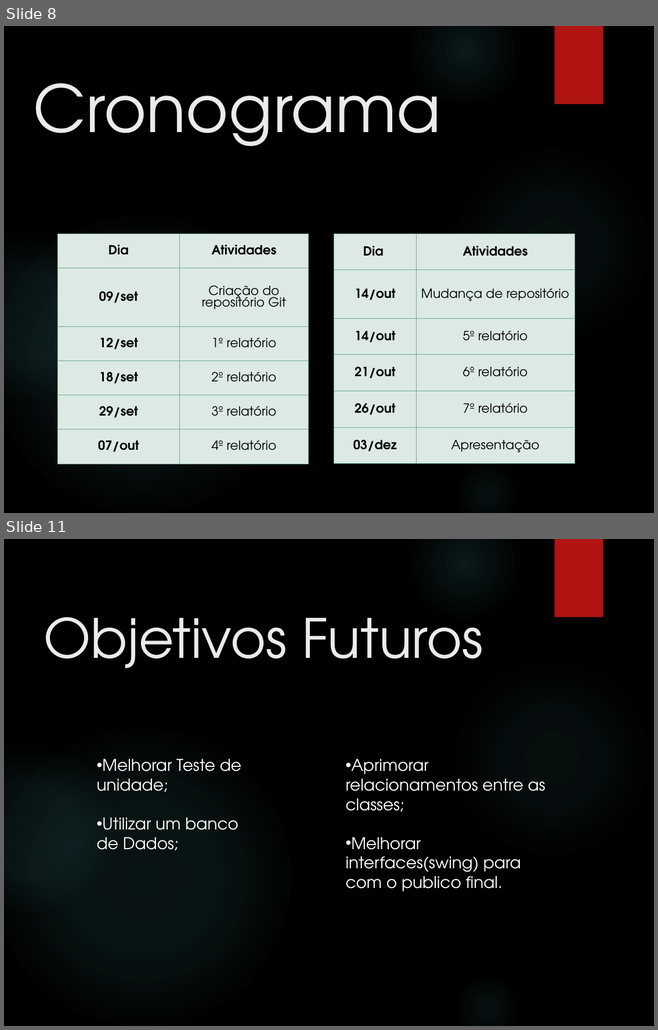
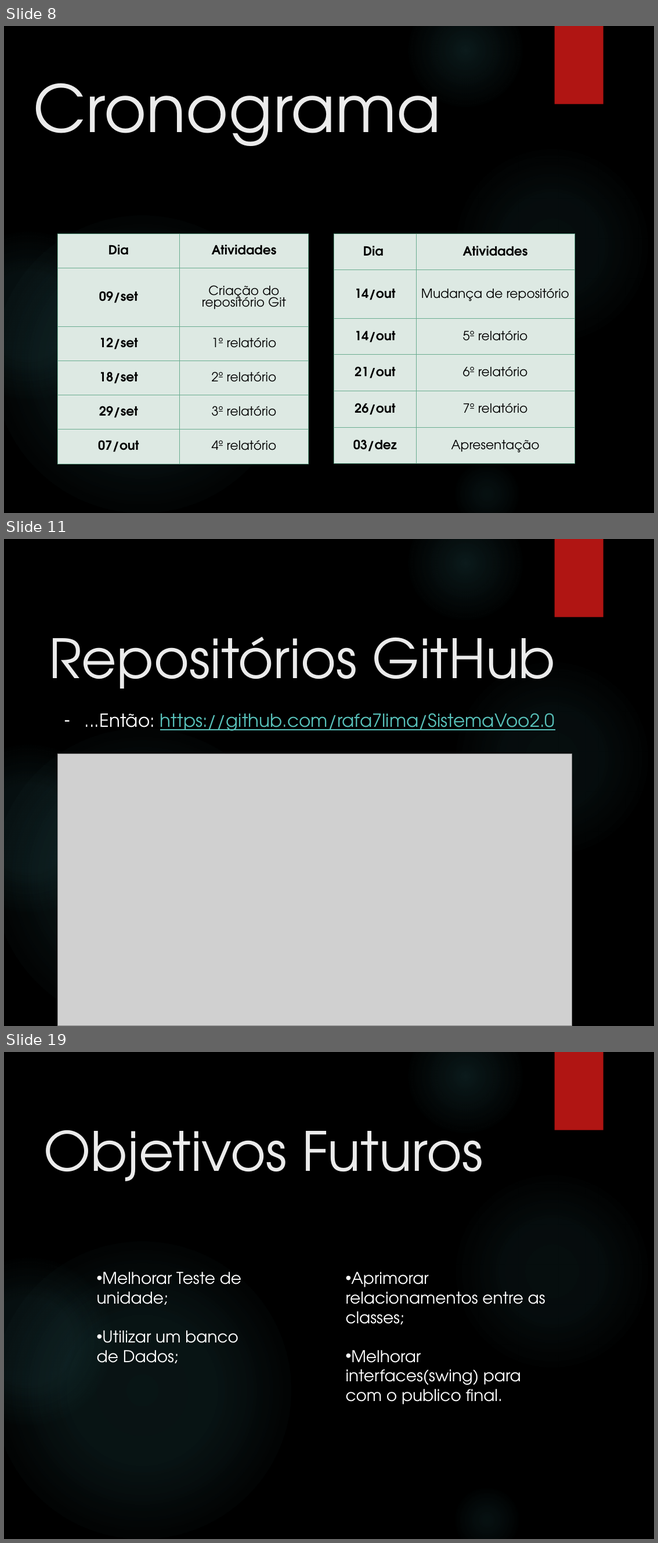
Before and after one commit to rafa7lima/SistemaVoo2.0, a slide deck: Apresentação/Apresentação Grupo 7_MOD.pptx. Shown one above the other, each under a label of ours: slides 8 and 11 before the commit, slides 8, 11 and 19 after it; the slides between them are not shown. The pictures are 658x1030 and 658x1543 pixels, drawn with LibreOffice and Linux fonts; fonts in the diff are those of the drawing; grey boxes stand for pictures; background and template pictures are left out. Boxes give left, top, right and bottom in pixels: in the first picture for what was removed or moved away, otherwise in the second. Text is boxed around its words. In the diff, an @@ line names an element or a change of style, - is before the commit and + after.

```diff
--- a/Apresentação/Apresentação Grupo 7_MOD.pptx
+++ b/Apresentação/Apresentação Grupo 7_MOD.pptx
@@ slide 11 added at (4,539,654,1026), background picture (left out); not listed: 6 template elements that a slide beside it also shows @@
@@ title added at (49,636,556,689), 60 pt, text #EBEBEB @@
+Repositórios GitHub
@@ text added at (85,713,554,731), 20 pt, text #58C1BA, underline @@
+– ...Então: https://github.com/rafa7lima/SistemaVoo2.0
@@ picture added at (58,754,572,1026) @@
@@ what was slide 11 is now slide 19 @@
```
Also in this commit, not shown: 6 slides changed, 7 other slides added, 1 other file.
